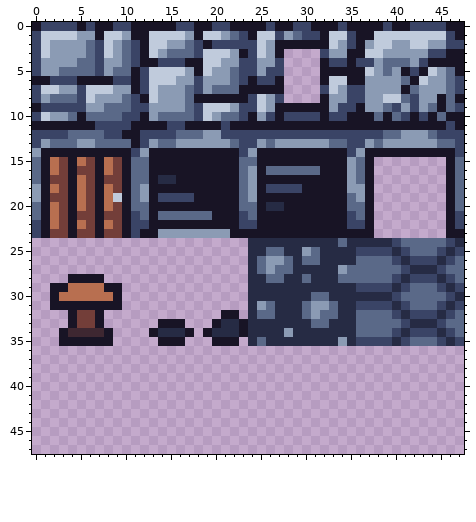
Pixel-art sprite: src/client/atlases/dcex/dun6.png. This is how it looked before the edit.
The file is 48x48 pixels.
The result:
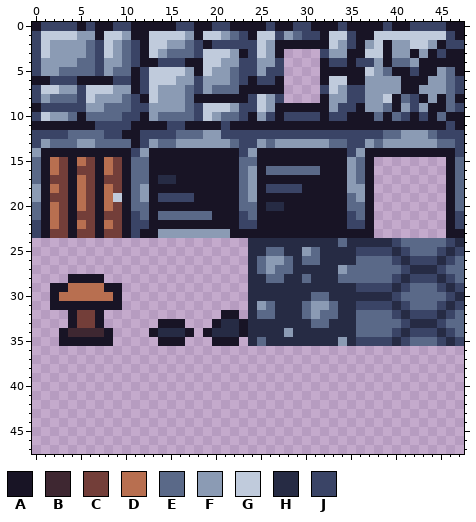
Palette (. is transparent): A #181425  B #3e2731  C #733e39  D #b86f50  E #5a6988  F #8b9bb4  G #c0cbdc  H #262b44  J #3a4466
Changes in this commit:
y 2: x 39 G -> A; x 45 F -> A
y 3: x 39 F -> A; x 42 F -> A; x 44 J -> A
y 4: x 39 E -> A; x 43 J -> A
y 5: x 40 F -> A; x 44 G -> A
y 6: x 41 E -> A; x 43 G -> A
y 7: x 42 E -> A
y 8: x 40 G -> A; x 43 F -> A
y 9: x 40 J -> A; x 44 E -> A
